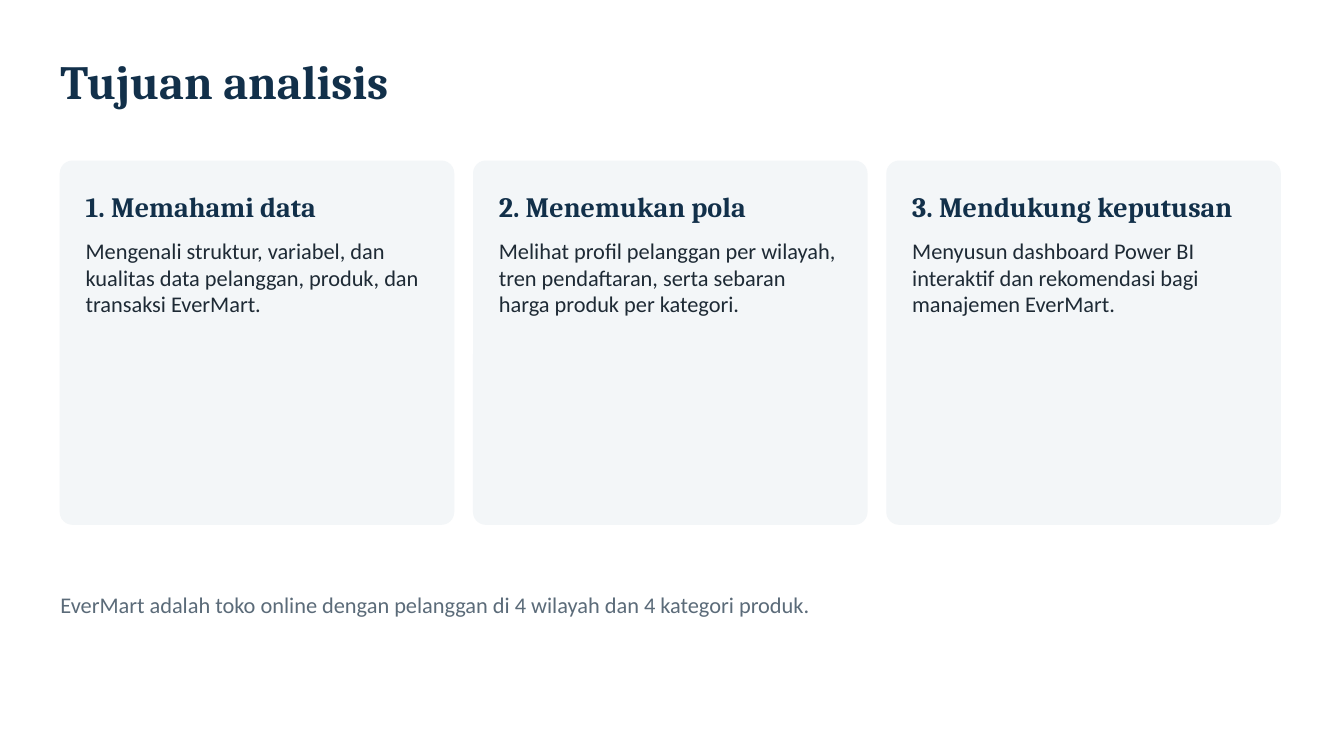
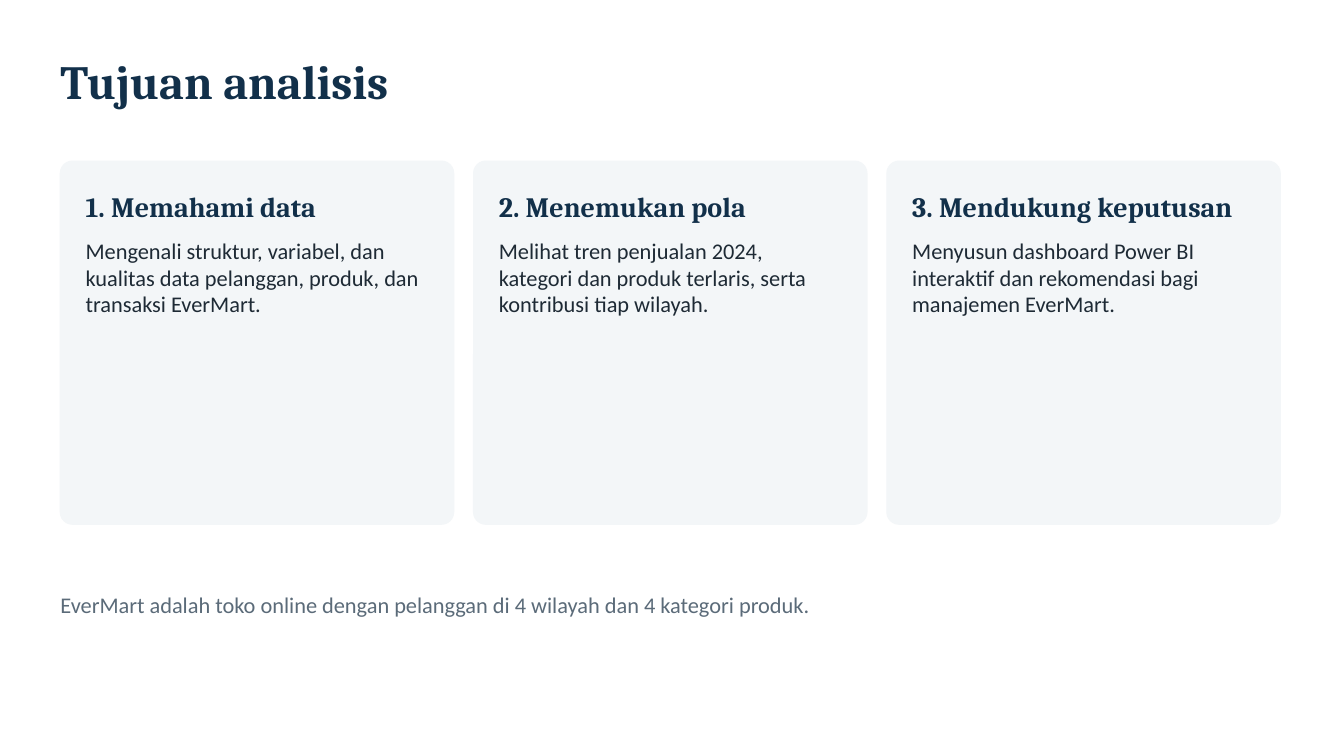
Before and after one commit to farhansech/EXACOUNT, a slide deck: slide 2 of output/EverMart_UTS_BDASC.pptx. Drawn at 1344x756 pixels with LibreOffice and Linux fonts; fonts in the diff are those of the drawing. Boxes give left, top, right and bottom in pixels: in the first picture for what was removed or moved away, otherwise in the second. Text is boxed around its words. In the diff, an @@ line names an element or a change of style, - is before the commit and + after.

```diff
--- a/output/EverMart_UTS_BDASC.pptx
+++ b/output/EverMart_UTS_BDASC.pptx
@@ text at (x1=499, y1=243, x2=806, y2=316): text changed @@
-Melihat profil pelanggan per wilayah, tren pendaftaran, serta sebaran harga produk per kategori.
+Melihat tren penjualan 2024, kategori dan produk terlaris, serta kontribusi tiap wilayah.
```
Also in this commit, not shown: 8 other slides changed, 6 slides added, 1 slide removed, 1 other file.
